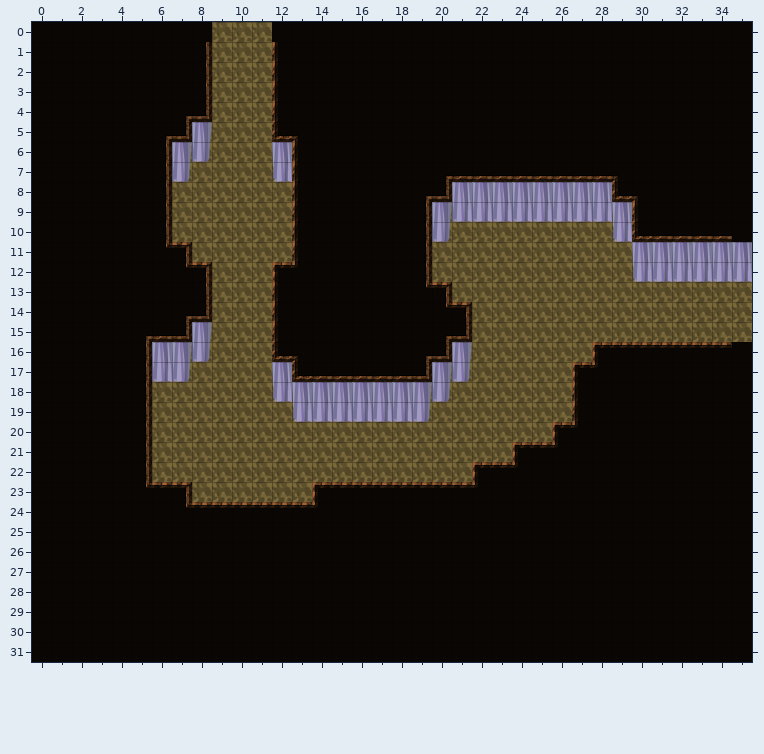
Tiled map (JSON) -- public/map/cave4.json. The picture above is the old version.
Cells are 32x32 px. Shown: x 0..35, y 0..31.
The result:
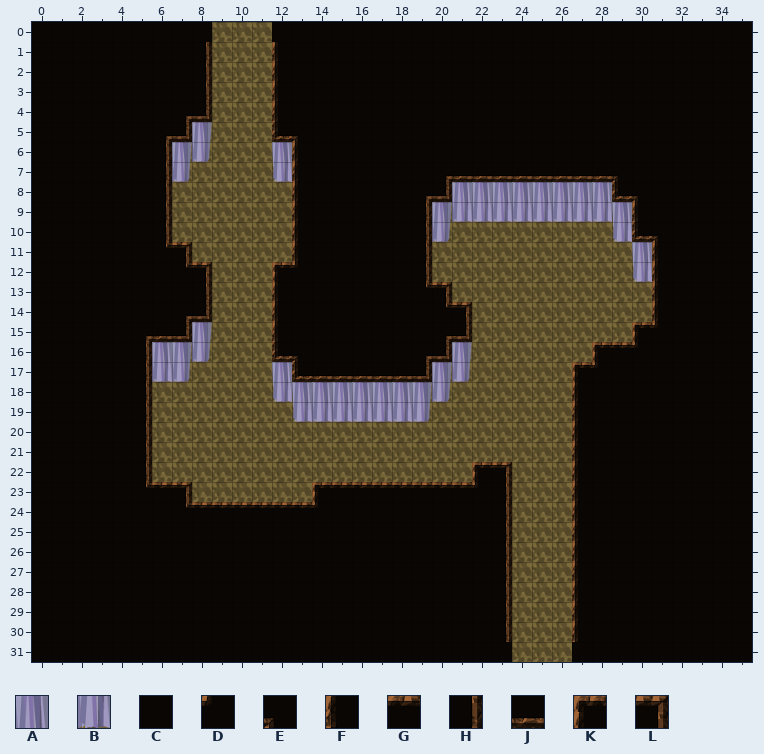
Key: from "cave": A 9, B 17; from "cave_ceil": C 0, D 1, E 8, F 16, G 20, H 24, J 28, K 34, L 36.
_ is an empty cell.
Changes in this commit:
Layer "wall":
y 11: x 31..35 AAAAA -> _____
y 12: x 31..35 BBBBB -> _____
Layer "cave_ceil":
y 10: x 31..34 JJJJ -> ECCC
y 11..14: x 31..35 _____ -> FCCCC
y 15: x 30..35 ______ -> KDCCCC
y 16: x 30..34 GGGGG -> DCCCC
y 20: x 26..27 KD -> _F
y 21: x 24..27 KGDC -> ___F
y 22: x 23..27 GDCCC -> L___F
y 23..30: x 23..27 CCCCC -> H___F
y 31: x 24..26 CCC -> ___
Pixel boxes of the changes (left, top, right, bottom) in both pictures:
changed: (632, 235, 752, 348)
changed: (492, 422, 578, 662)
